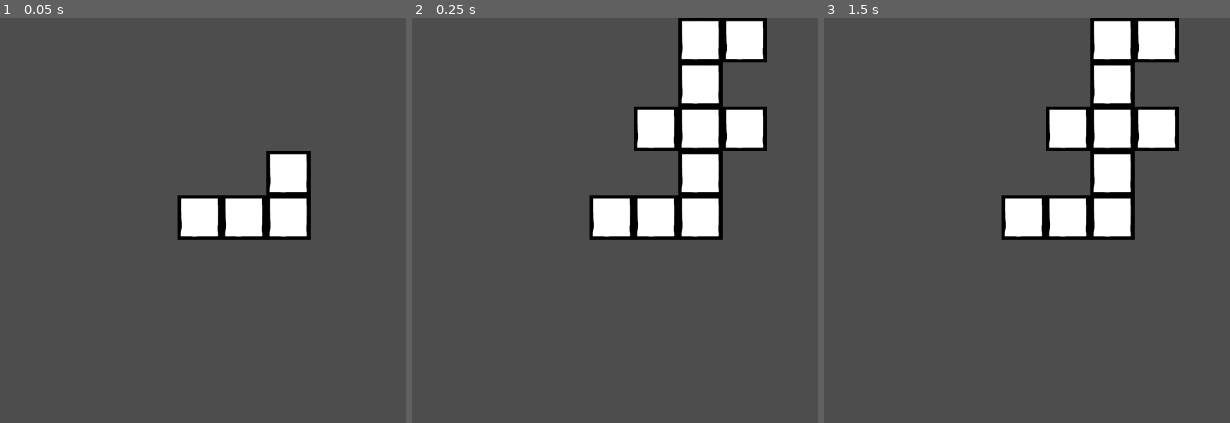
Above: before the commit, frames 1-3 (left to right).
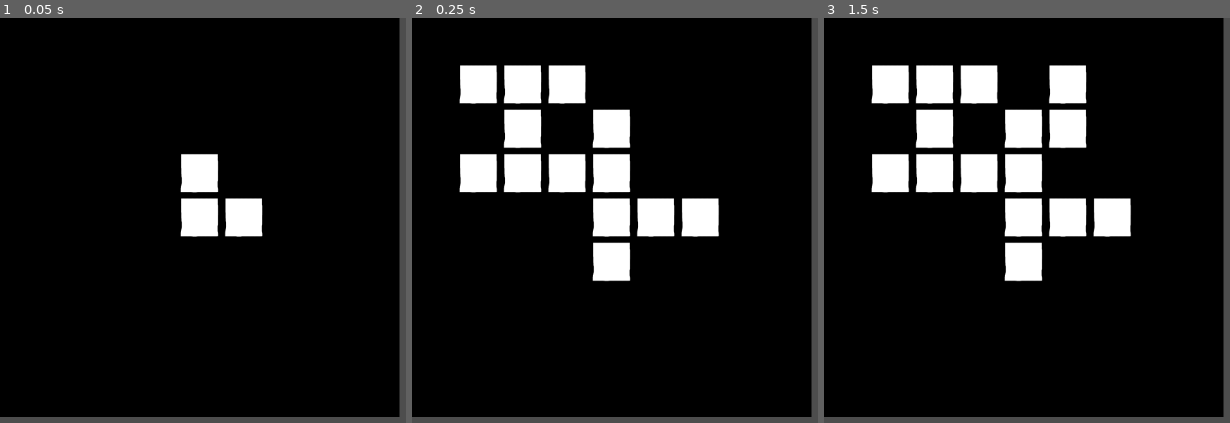
Above: after the commit, the same moments.

Repository: GonerLCP/GameLab2024
Game: Godot game, scene res://Scenes/DungeonGenerator/DungeonGenerator.tscn
The game is run twice, just before and just after one commit, with the same random seed, the same clock (stepped at 60 frames per second) and the same inputs. This scene is started directly instead of the project's main scene.
Inputs:
- Up to frame 1 (0.05 s): no input
- Up to frame 2 (0.25 s): no input
- Up to frame 3 (1.5 s): hold D (right) 0.53-1.28 s; tap Enter at 1.25 s; hold S (down) from 1.28 s (still down)

The runs differ from the first frame. In frame 1, 94% of the frame differs, in the area x 0-99%, y 0-99%; in frame 2, 91%; in frame 3, 90%.

Commit message:
GenerationQuiMarche

Diff:
--- a/Scenes/DungeonGenerator/DungeonGenerator.gd
+++ b/Scenes/DungeonGenerator/DungeonGenerator.gd
@@ -2,34 +2,38 @@
 
 var roomPrefab = preload("res://Scenes/BaseRoom.tscn") #brasse/20
 
-var maxRooms : int = 10
+var maxRooms : int = 15
 var minRooms : int = 8
 
 var gridSizeX : int = 9 #taille de grille max en x
 var gridSizeY : int= 9 #taille de grille max en y
 
-var QueueDeVecteur = []
-var roomObjects = []
+var QueueDeVecteur = [] #Tableau contenant des vecteurs représentant l'ensemble des positions des salles
+var roomObjects = [] #Théoriquement stock les salles générées
 
 var roomGrid = []
 var roomCount = 0
 
 var generationFinie = false #Si vraie alors génération finie, on ne rentre plus dans l'update
 var indexTry #Index pour placer les salles dans l'update
+
 # Called when the node enters the scene tree for the first time.
 func _ready():
 	roomGrid = make2dArray(gridSizeX, gridSizeY)
-	#remplirTiles(gridSizeX,gridSizeY)
+	remplirTiles(gridSizeX,gridSizeY)
 	print(roomGrid)
 	@warning_ignore("integer_division")
-	var initialRoomIndex : Vector2 = Vector2(gridSizeX/2,gridSizeY/2)
+	var initialRoomIndex : Vector2 = Vector2(gridSizeX/2,gridSizeY/2) #La room de départ sera toujours le milieu de la grille
 	_StartRoomGenerationFromRoom(initialRoomIndex)
 	print(roomGrid)
 	pass # Replace with function body.
 
 func _process(delta):
-	if (roomCount <= maxRooms and generationFinie == false ):
-		indexTry = QueueDeVecteur[QueueDeVecteur.size()-1]
+	if (roomCount <= maxRooms and generationFinie == false ): #Essaie de génerer des salles tant que le nombre de rooms n'est pas dépassé
+		#indexTry = QueueDeVecteur[QueueDeVecteur.size()-1]
+		#Itere sur une salle déjà générée
+		indexTry = QueueDeVecteur.pick_random()
+		#Essaie de génerer des salles dans les 4 directions cardinales autout des coordos données
 		_TryGeneration(Vector2(indexTry.x +1,indexTry.y))
 		_TryGeneration(Vector2(indexTry.x -1,indexTry.y))
 		_TryGeneration(Vector2(indexTry.x,indexTry.y +1))
@@ -37,32 +41,26 @@
 		return
 	pass
 
-func _StartRoomGenerationFromRoom(roomIndex :Vector2):
-	QueueDeVecteur.push_back(roomIndex)
-	var x = roomIndex.x
-	var y = roomIndex.y
-	roomGrid[x][y] = 1
-	roomCount += 1
-	$TileMap.set_cell(0,roomIndex,1,Vector2i(0, 0),0)
+func _StartRoomGenerationFromRoom(roomIndex :Vector2): #Fonction qui génère la première salle du niveau
+	QueueDeVecteur.push_back(roomIndex) #Rajoute dans la pile les coordonnées de la salle
+	roomGrid[roomIndex.x][roomIndex.y] = 1 #Renseigne dans le tableau qu à cet endroit la il y'a une case, permet de stocker les infos quoi, en réalité on à pas besoin des tilempas le tableau suffit
+	roomCount += 1 #Augmente le nombre de room mis
+	$TileMap.set_cell(0,roomIndex,1,Vector2i(0, 0),0) #Je vais l'écrire ici pour pas l'oublier : Ca vient chercher dans le noeud TileMapla fonction set_cell qui prend en argument le layer, donc genre l'odre dans la scene, le z dans unity, ensuite la position dans la tilemap, l'id de la tileset et finalement un vecteur de je sais pas à quoi il sert mais j'ai vu un mec sur reddit de mettre ça et ça marche /shrug
 	return
 
-
-func _TryGeneration(roomIndex : Vector2) :
-
-	if(roomCount >= maxRooms) :
-		return
+func _TryGeneration(roomIndex : Vector2) : #Essaie de generer une salle dans le niveau
+	if(roomCount >= maxRooms) : return #Si on dépasse le nombre de rooms, arret de l'essai
 	var randomnum = randi_range(0, 10000)
-	if(randomnum%2 ==1) :
-		return
+	if(randomnum%2 ==1) : return #Une chance sur deux de l'arret de l'essai
 	var voisinCount
+	if (roomIndex.x >= gridSizeX -1 or roomIndex.y >= gridSizeY -1 or roomIndex.x < 0 or roomIndex.y < 0 ) : return #Si on sort de la grille arret de l'essai
 	voisinCount = _chercherVoisins(roomIndex)
-	if (voisinCount > 1) :
-		return
+	if (voisinCount > 1) : return #Si plus d'un voisin arret de l'essai pour éviter d'avoir des salles collées entre elles
+	if (roomGrid[roomIndex.x][roomIndex.y] == 1 ) : return #Si room déjà générée à cet endroit arret de l'essai
 	QueueDeVecteur.push_back(roomIndex)
 	roomGrid[roomIndex.x][roomIndex.y] = 1
 	roomCount+=1
-	if roomCount >= maxRooms :
-		generationFinie = true
+	if roomCount >= maxRooms : generationFinie = true
 	$TileMap.set_cell(0,roomIndex,1,Vector2i(0, 0),0)
 	return
 
@@ -77,7 +75,7 @@
 	instance.position = pos
 	add_child(instance)
 
-func make2dArray(arrayWidth, arrayHeight): #Fait un tableau à 2 dimentions remplissant par des nulls
+func make2dArray(arrayWidth, arrayHeight): #Fait un tableau à 2 dimentions remplis de nulls
 	var array = [];
 	for i in arrayWidth:
 		array.append([])
@@ -85,15 +83,14 @@
 			array[i].append(null)
 	return array
 
-func remplirTiles(arrayWidth, arrayHeight):
+func remplirTiles(arrayWidth, arrayHeight): #Rempli entièrement la tilemap par des cases
 	for i in arrayWidth:
 		for j in arrayHeight :
-			$TileMap.set_cell(0,Vector2i(i,j),1,Vector2i(0, 0),0)
+			$TileMap.set_cell(0,Vector2i(i,j),0,Vector2i(0, 0),0)
 	return
 
-func _chercherVoisins(roomIndex : Vector2) :
+func _chercherVoisins(roomIndex : Vector2) : #Cherche dans roomGrid les voisins de la salle. Une salle est forcément connectée au au moins une autre salle, on s'alerte que si count =2. C'est fait pour éviter d'avoir des gros pack de salle
 	var count = 0
-	if (roomIndex.x == gridSizeX -1 or roomIndex.y == gridSizeY -1 ) : return count
 	if(roomGrid[roomIndex.x +1][roomIndex.y] ==1 ) :
 		count = count +1
 	if(roomGrid[roomIndex.x -1][roomIndex.y] ==1 ) :
@@ -103,7 +100,7 @@
 	if(roomGrid[roomIndex.x][roomIndex.y -1] ==1 ) :
 		count = count +1
 	return count
-#var initialRoom = roomPrefab.instantiate()
-#initialRoom.position = _GetPositionFromGridIndex(roomIndex)
-#initialRoom.name = str("Room",roomCount)
-#add_child(initialRoom)
+
+func _genererBossRoom() :
+
+	return
--- a/Scenes/DungeonGenerator/DungeonGenerator.tscn
+++ b/Scenes/DungeonGenerator/DungeonGenerator.tscn
@@ -1,17 +1,38 @@
-[gd_scene load_steps=6 format=3 uid="uid://ck1hc2rcxhs1b"]
+[gd_scene load_steps=12 format=3 uid="uid://ck1hc2rcxhs1b"]
 
 [ext_resource type="Script" path="res://Scenes/DungeonGenerator/DungeonGenerator.gd" id="1_clwk3"]
+[ext_resource type="Texture2D" uid="uid://cv5xmo681mwsy" path="res://blankroom.png" id="2_ltewn"]
 [ext_resource type="Script" path="res://Scripts/TileMap.gd" id="3_e7d8l"]
 [ext_resource type="Texture2D" uid="uid://du75cxc2a07l3" path="res://salle.png" id="3_wfocj"]
+[ext_resource type="Texture2D" uid="uid://bqlymf5lk7m1h" path="res://treasureroom.png" id="4_02wuk"]
+[ext_resource type="Texture2D" uid="uid://cymkhcvtpfaux" path="res://bossroom.png" id="5_fa7gx"]
+
+[sub_resource type="TileSetAtlasSource" id="TileSetAtlasSource_rfnsw"]
+texture = ExtResource("2_ltewn")
+texture_region_size = Vector2i(64, 64)
+0:0/0 = 0
 
 [sub_resource type="TileSetAtlasSource" id="TileSetAtlasSource_0kdxw"]
 texture = ExtResource("3_wfocj")
 texture_region_size = Vector2i(64, 64)
 0:0/0 = 0
 
+[sub_resource type="TileSetAtlasSource" id="TileSetAtlasSource_ti6xh"]
+texture = ExtResource("4_02wuk")
+texture_region_size = Vector2i(64, 64)
+0:0/0 = 0
+
+[sub_resource type="TileSetAtlasSource" id="TileSetAtlasSource_ef2bb"]
+texture = ExtResource("5_fa7gx")
+texture_region_size = Vector2i(64, 64)
+0:0/0 = 0
+
 [sub_resource type="TileSet" id="TileSet_1gyyy"]
 tile_size = Vector2i(64, 64)
 sources/1 = SubResource("TileSetAtlasSource_0kdxw")
+sources/0 = SubResource("TileSetAtlasSource_rfnsw")
+sources/2 = SubResource("TileSetAtlasSource_ti6xh")
+sources/3 = SubResource("TileSetAtlasSource_ef2bb")
 
 [node name="DungeonGenerator" type="Node2D"]
 script = ExtResource("1_clwk3")
Binary file added: blankroom.png
Not shown, added: blankroom.png.import
Binary file added: bossroom.png
Not shown, added: bossroom.png.import
Binary file added: treasureroom.png
Not shown, added: treasureroom.png.import
